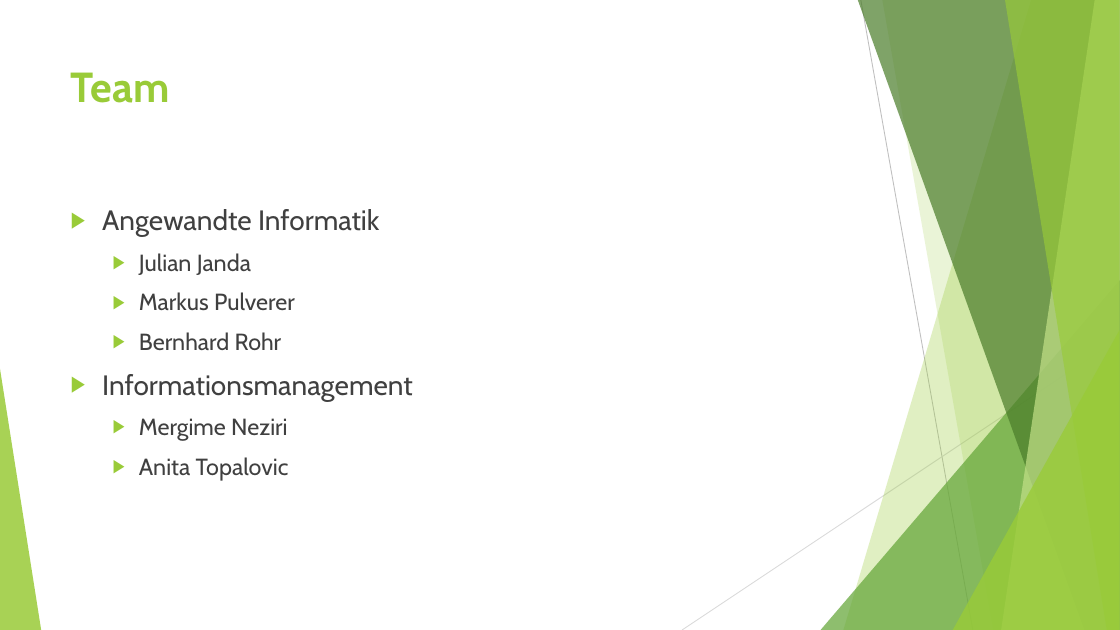
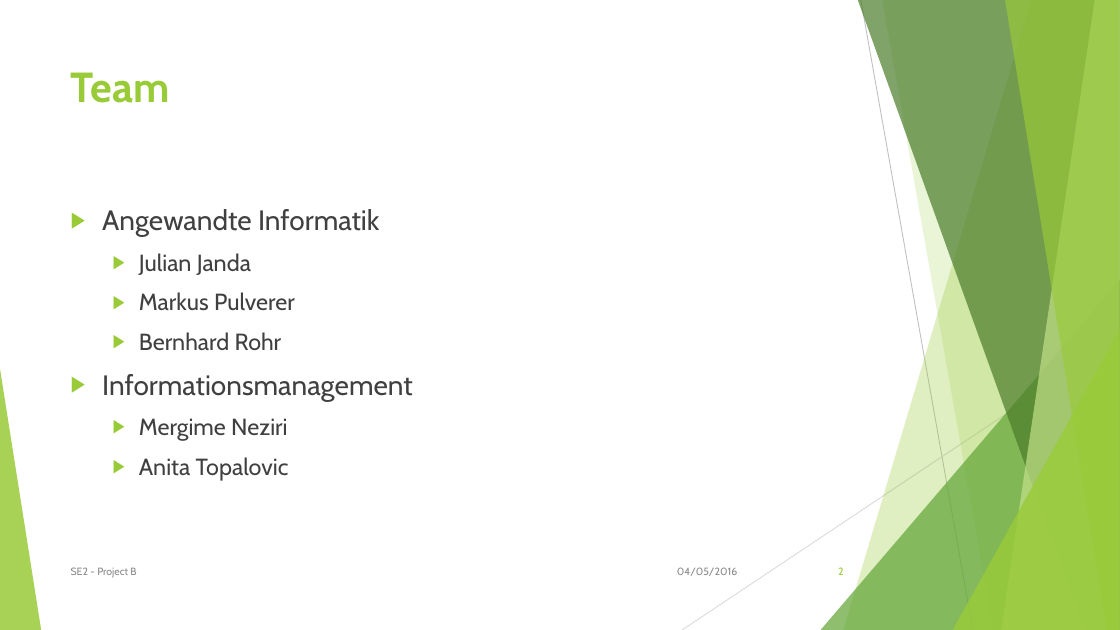
Before and after one commit to MrMudskip/SS16_SE2_Project_B, a slide deck: slide 2 of Präsentation_Project.pptx. Drawn at 1120x630 pixels with LibreOffice and Linux fonts; fonts in the diff are those of the drawing. Boxes give left, top, right and bottom in pixels: in the first picture for what was removed or moved away, otherwise in the second. Text is boxed around its words. In the diff, an @@ line names an element or a change of style, - is before the commit and + after.

```diff
--- a/Präsentation_Project.pptx
+++ b/Präsentation_Project.pptx
@@ text added at (71,567,136,578), 9 pt, text #8C8C8C @@
+SE2 - Project B
@@ text added at (677,567,737,576), 9 pt, text #8C8C8C @@
+04/05/2016
@@ page number added at (838,567,844,575), 9 pt, text #99CB38 @@
+2
```
Also in this commit, not shown: 7 other slides changed.
